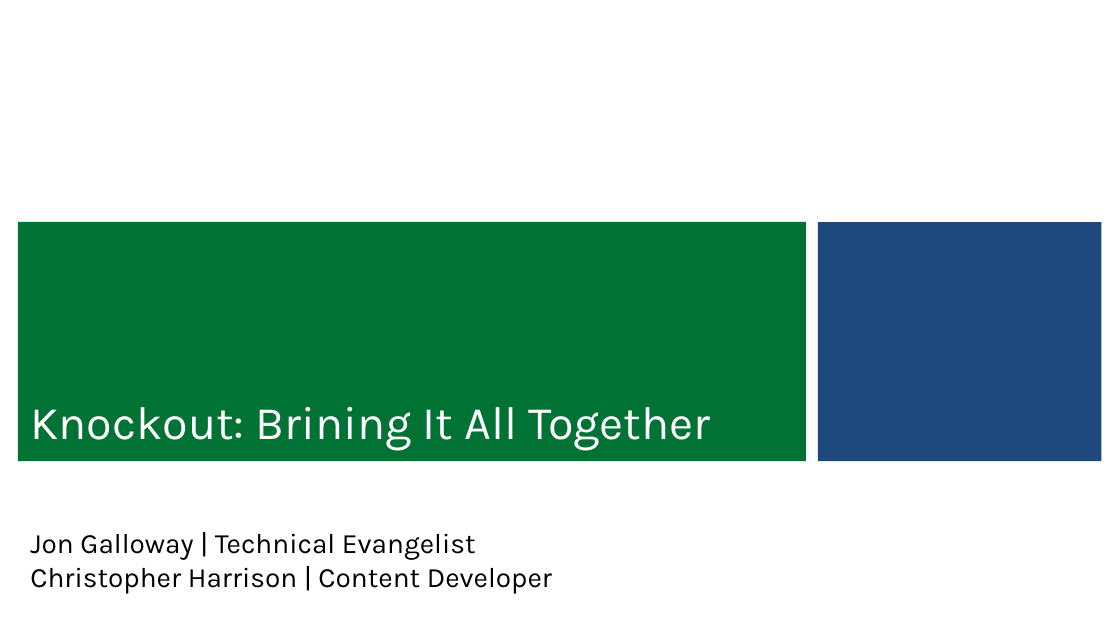
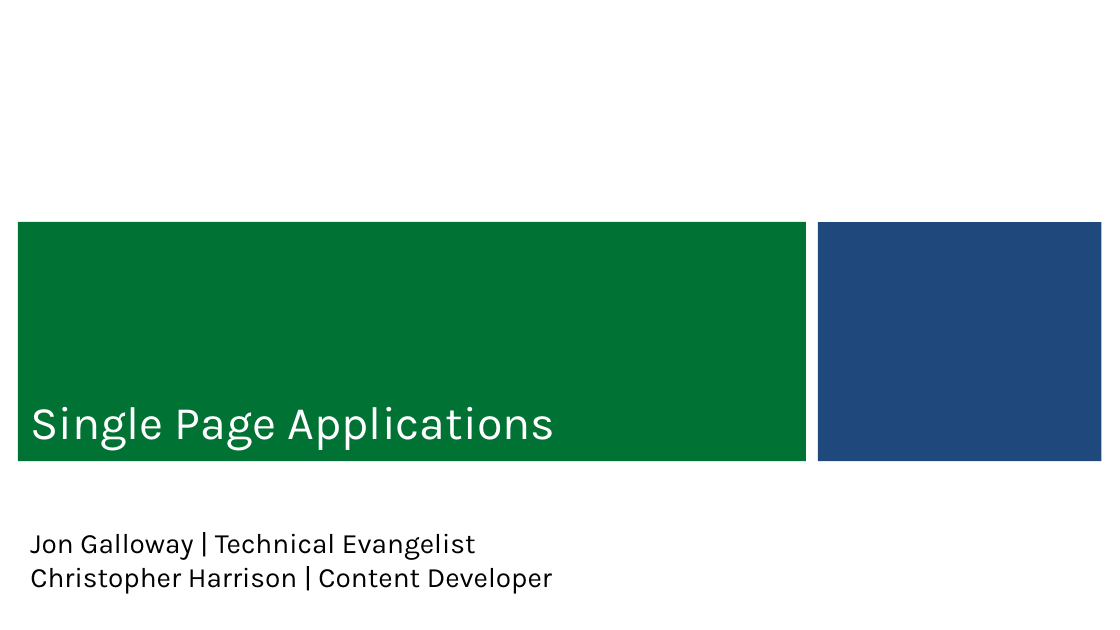
Before and after one commit to jongalloway/Knockout-MVA, a slide deck: slide 1 of Slides/5 - Single Page Applications.pptx. Drawn at 1120x630 pixels with LibreOffice and Linux fonts; fonts in the diff are those of the drawing; background and template pictures are left out. Boxes give left, top, right and bottom in pixels: in the first picture for what was removed or moved away, otherwise in the second. Text is boxed around its words. In the diff, an @@ line names an element or a change of style, - is before the commit and + after.

```diff
--- a/Slides/5 - Single Page Applications.pptx
+++ b/Slides/5 - Single Page Applications.pptx
@@ title at (30,407,556,450): text changed @@
-Knockout: Brining It All Together
+Single Page Applications
```
Also in this commit, not shown: 2 other slides changed, 2 slides added, 2 slides removed.
